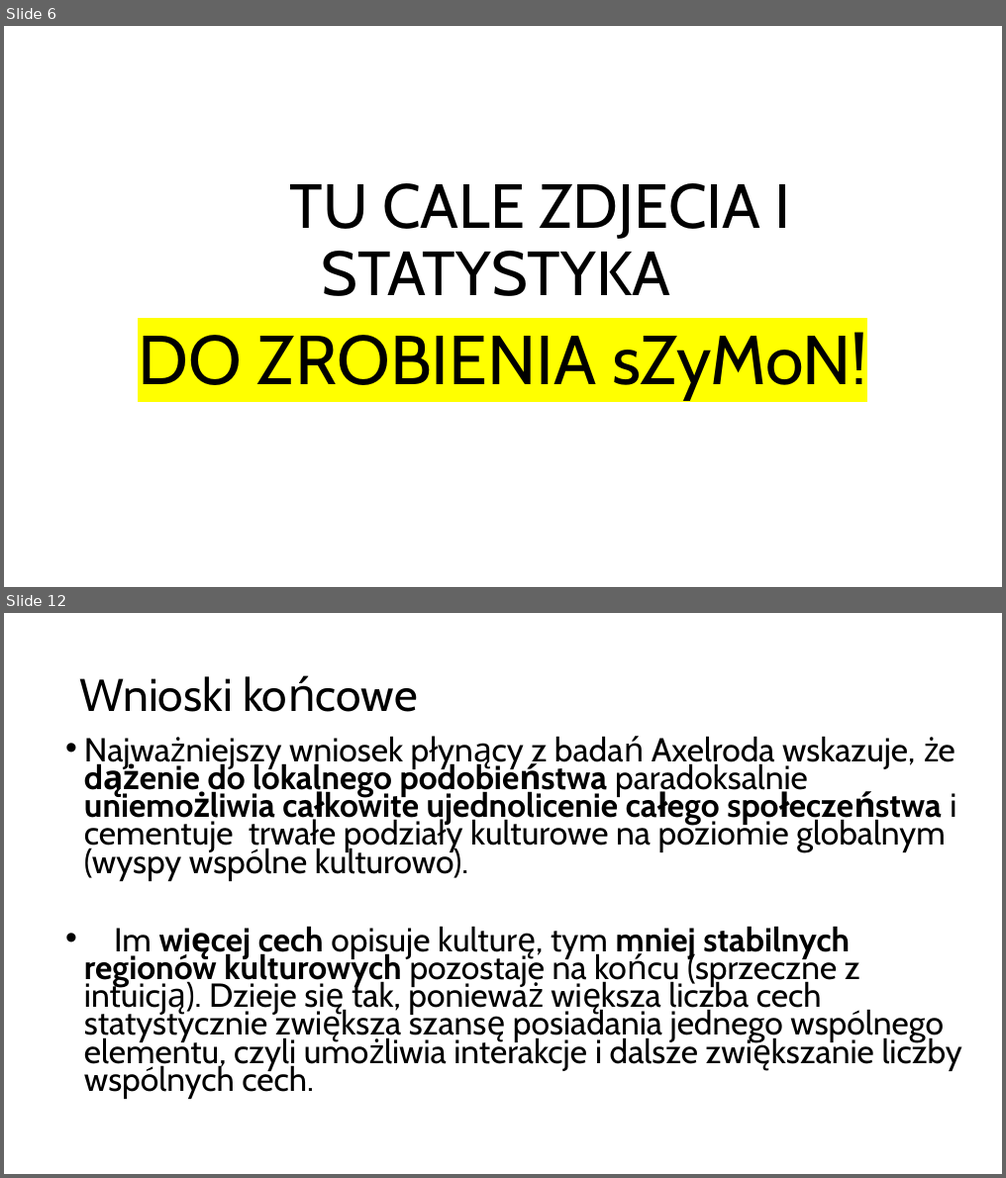
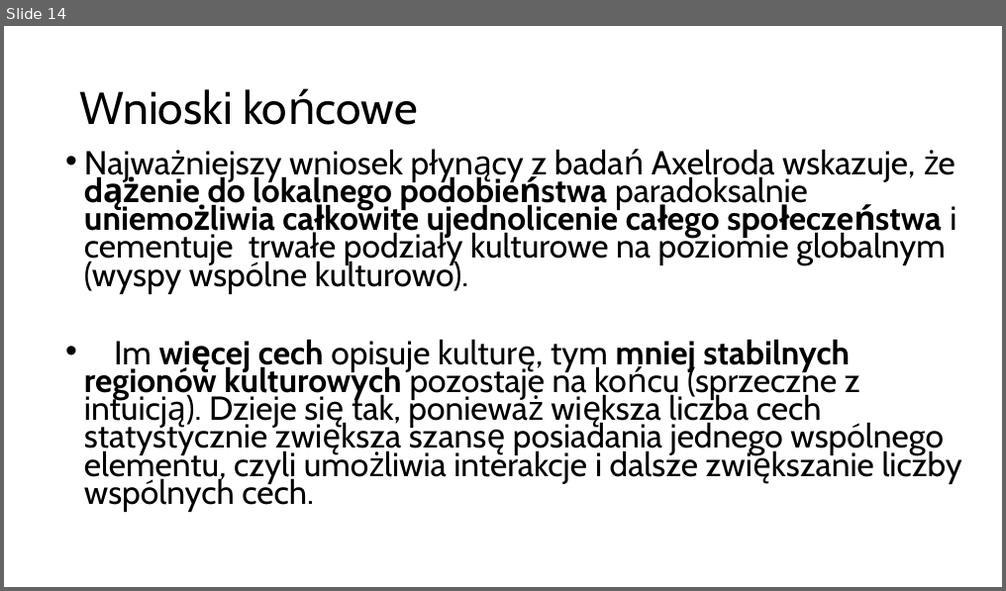
Before and after one commit to Karol-Garbaczewski/Axelrod_model, a slide deck: ModelAxelroda_prezentacja.pptx. Shown one above the other, each under a label of ours: slides 6 and 12 before the commit, slide 14 after it; the slides between them are not shown. The pictures are 1006x1178 and 1006x591 pixels, drawn with LibreOffice and Linux fonts; fonts in the diff are those of the drawing. Boxes give left, top, right and bottom in pixels: in the first picture for what was removed or moved away, otherwise in the second. Text is boxed around its words. In the diff, an @@ line names an element or a change of style, - is before the commit and + after.

```diff
--- a/ModelAxelroda_prezentacja.pptx
+++ b/ModelAxelroda_prezentacja.pptx
@@ slide 6 removed at [4,26,1002,587], background #FFFFFF @@
@@ title removed at [290,183,791,296] @@
-TU CALE ZDJECIA I STATYSTYKA
@@ subtitle removed at [138,332,867,400] @@
-DO ZROBIENIA sZyMoN!
@@ what was slide 12 is now slide 14 @@
```
Also in this commit, not shown: 4 slides changed, 6 slides added, 3 other slides removed.
